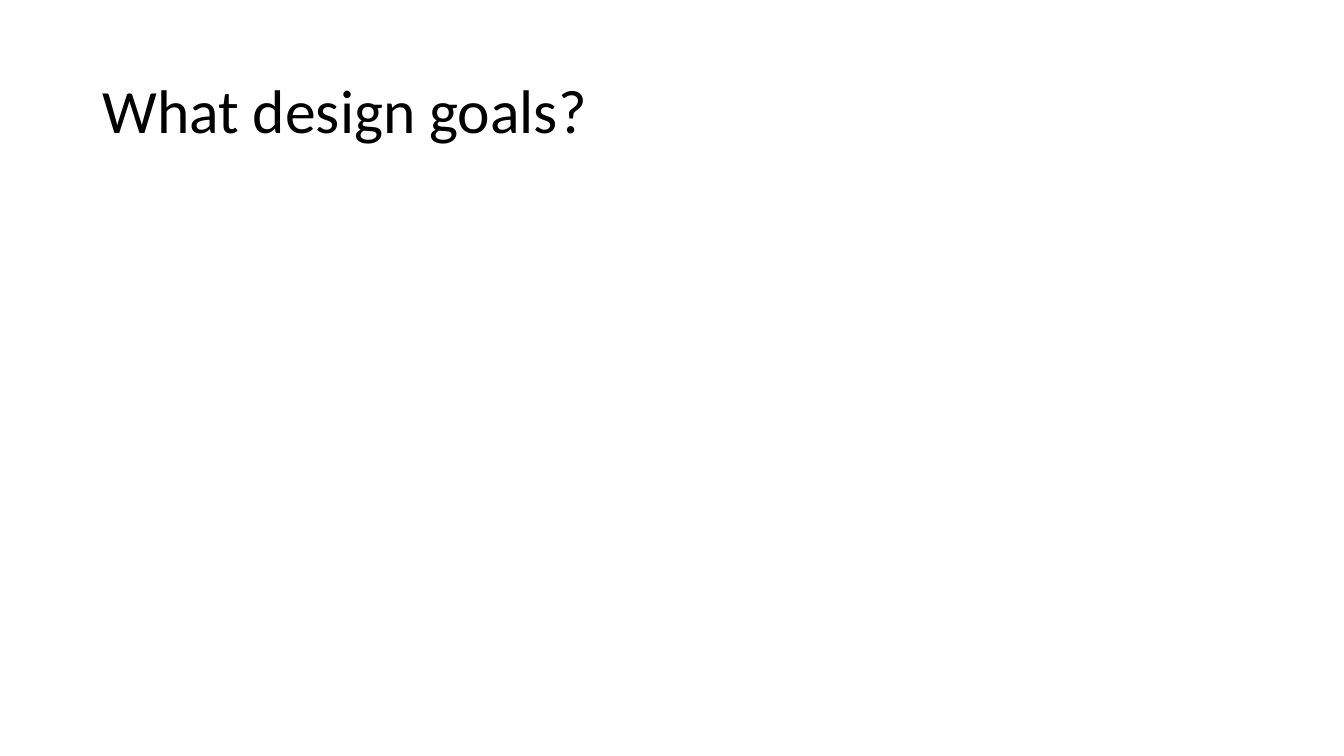
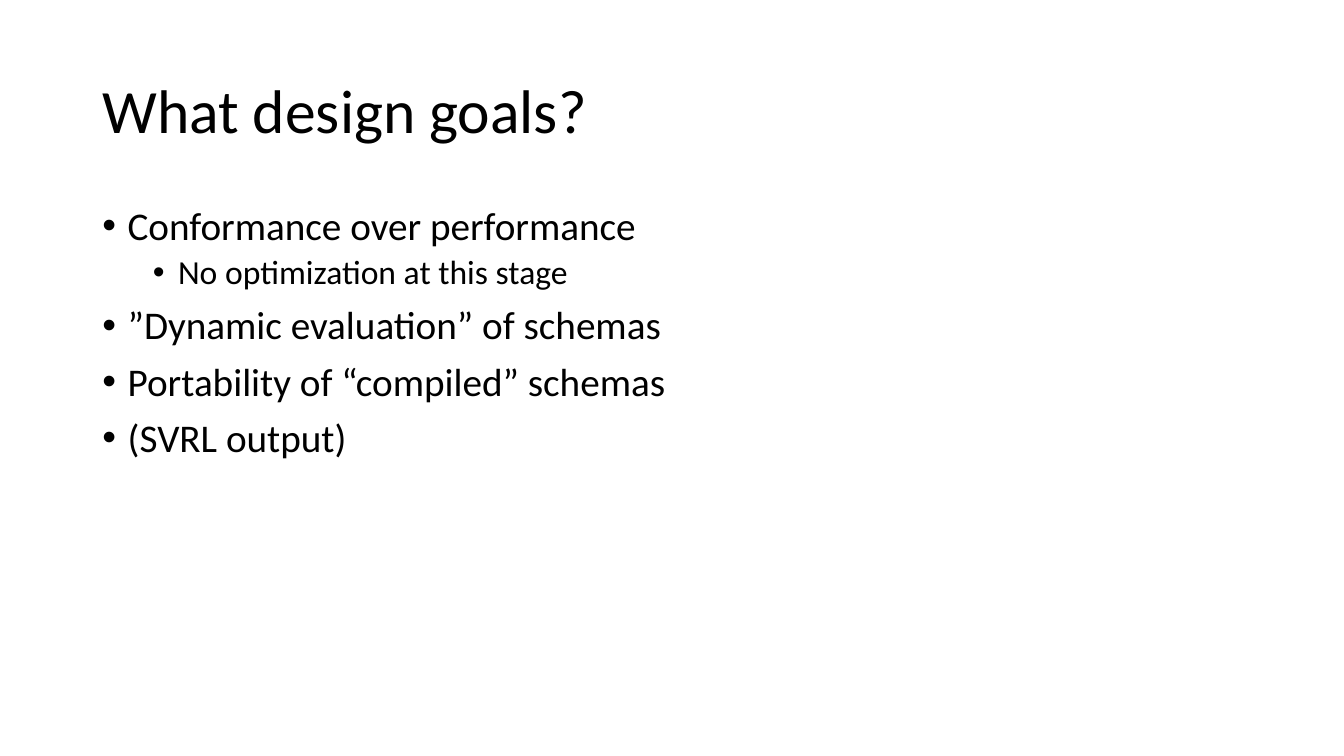
Before and after one commit to AndrewSales/XQS, a slide deck: slide 6 of Markup UK 2023 slides.pptx (slide 4 before the commit). Drawn at 1344x756 pixels with LibreOffice and Linux fonts; fonts in the diff are those of the drawing. Boxes give left, top, right and bottom in pixels: in the first picture for what was removed or moved away, otherwise in the second. Text is boxed around its words. In the diff, an @@ line names an element or a change of style, - is before the commit and + after.

```diff
--- a/Markup UK 2023 slides.pptx
+++ b/Markup UK 2023 slides.pptx
@@ text added at (128,213,665,459), 28 pt, text #000000 @@
+• Conformance over performance
+  • No optimization at this stage
+• ”Dynamic evaluation” of schemas
+• Portability of “compiled” schemas
+• (SVRL output)
```
Also in this commit, not shown: 3 other slides changed, 11 slides added, 1 other file.
